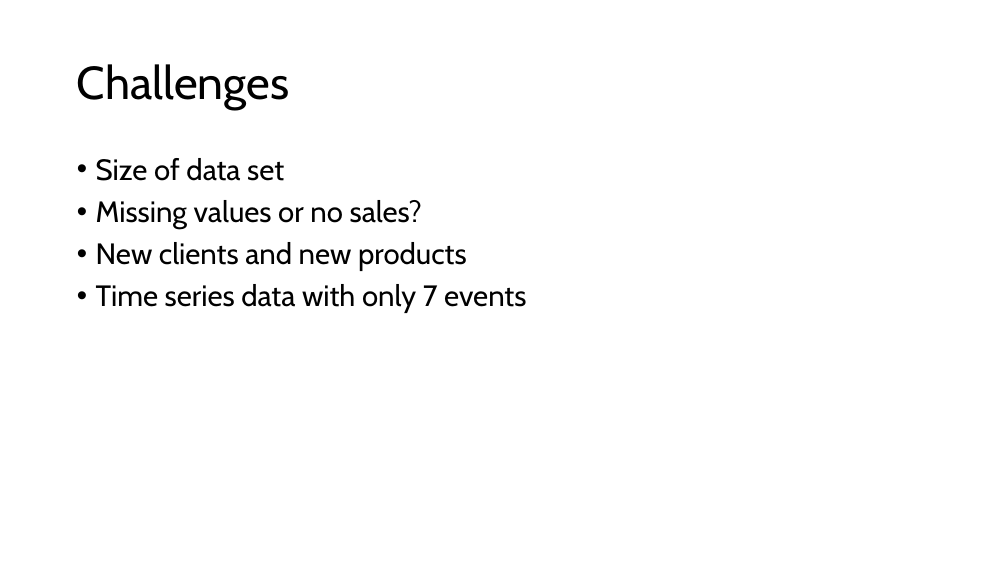
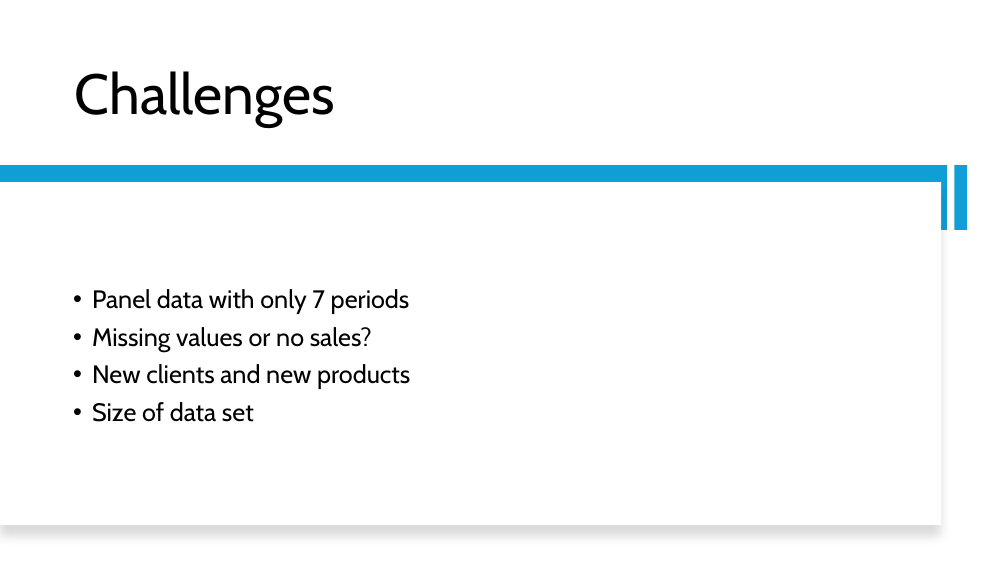
Before and after one commit to ElliotBlackstone/EWinter25_Product_Inventory, a slide deck: slide 7 of Predicting product demand.pptx (slide 6 before the commit). Drawn at 1008x567 pixels with LibreOffice and Linux fonts; fonts in the diff are those of the drawing. Boxes give left, top, right and bottom in pixels: in the first picture for what was removed or moved away, otherwise in the second. Text is boxed around its words. In the diff, an @@ line names an element or a change of style, - is before the commit and + after.

```diff
--- a/Predicting product demand.pptx
+++ b/Predicting product demand.pptx
@@ title "Challenges" at (74, 71, 335, 127): size 44 to 54 pt; vertical alignment middle to bottom @@
@@ rectangle added at (0, 166, 948, 230), fill #0F9ED5 @@
@@ rectangle added at (954, 166, 967, 230), fill #0F9ED5 @@
@@ rectangle added at (0, 182, 941, 526), fill #FFFFFF @@
@@ text "Panel data with only 7 ...": place and size @@
-text "Panel data with only 7 ..." at (96, 158, 526, 313)
+text "Panel data with only 7 ..." at (92, 289, 410, 422)
@@ text "Panel data with only 7 ..." at (92, 289, 410, 422): vertical alignment top to middle @@
@@ text at (92, 289, 410, 314): text changed; size 28 to 24 pt @@
-• Size of data set
+• Panel data with only 7 periods
@@ text at (92, 327, 410, 389): size 28 to 24 pt in "Missing values or no sales?", "New clients and new products" @@
@@ text at (92, 402, 254, 422): text changed; size 28 to 24 pt @@
-• Time series data with only 7 events
+• Size of data set
```
Also in this commit, not shown: 1 other slide changed, 1 slide added.
